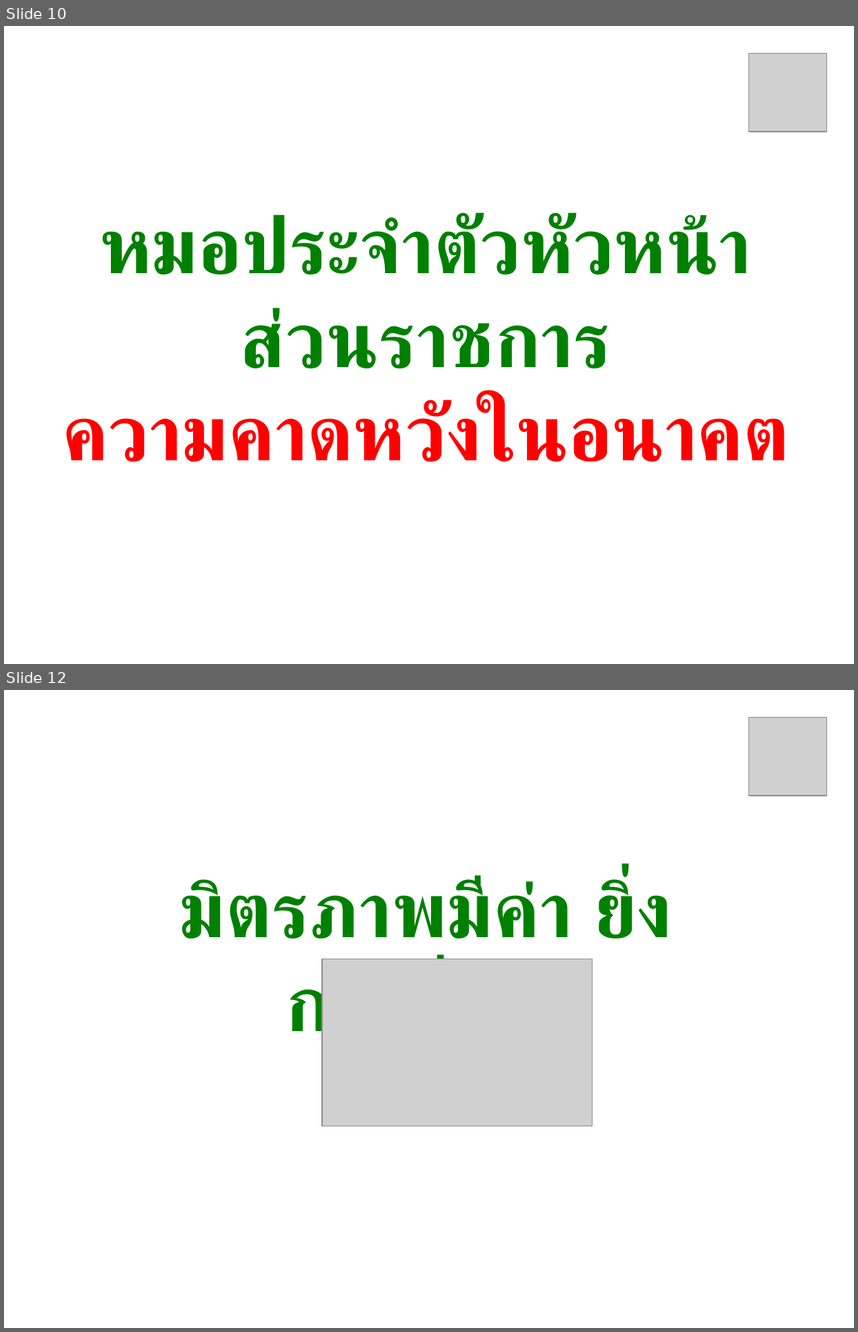
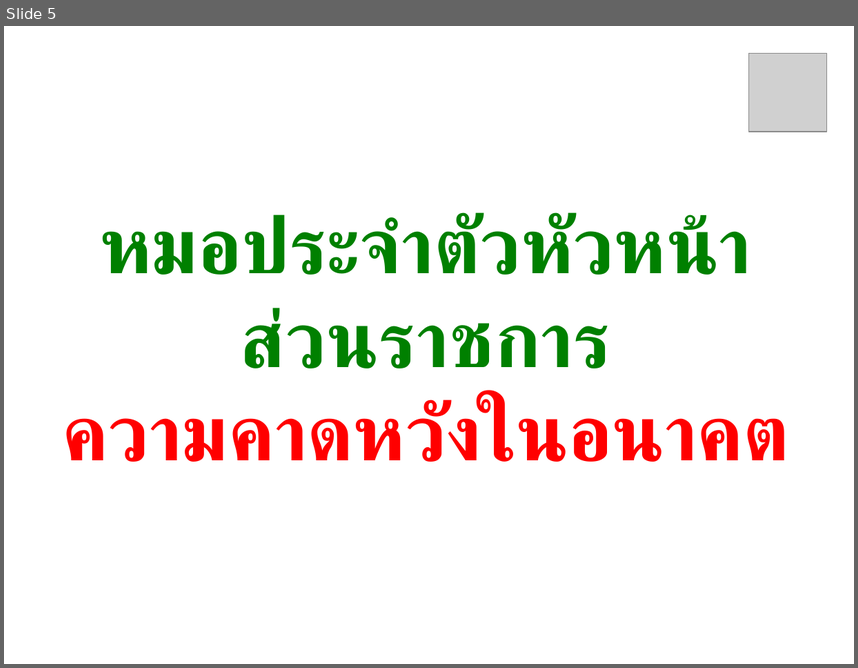
Before and after one commit to joblackpoc/Jobs_SSJ, a slide deck: family_Doctor/Chumphon_family_doctor.pptx. Shown one above the other, each under a label of ours: slides 10 and 12 before the commit, slide 5 after it; the slides between them are not shown. The pictures are 858x1332 and 858x668 pixels, drawn with LibreOffice and Linux fonts; fonts in the diff are those of the drawing; grey boxes stand for pictures; background and template pictures are left out. Boxes give left, top, right and bottom in pixels: in the first picture for what was removed or moved away, otherwise in the second. Text is boxed around its words. In the diff, an @@ line names an element or a change of style, - is before the commit and + after.

```diff
--- a/family_Doctor/Chumphon_family_doctor.pptx
+++ b/family_Doctor/Chumphon_family_doctor.pptx
@@ slide 12 removed at [4,690,854,1328], background picture (left out) @@
@@ picture removed at [749,717,827,796] @@
@@ text removed at [180,876,672,1052] @@
-มิตรภาพมีค่า ยิ่งกว่าสิ่งใด
@@ picture removed at [322,958,593,1125] @@
@@ what was slide 10 is now slide 5 @@
```
Also in this commit, not shown: 1 slide changed, 1 slide added, 7 other slides removed, 37 other files.
